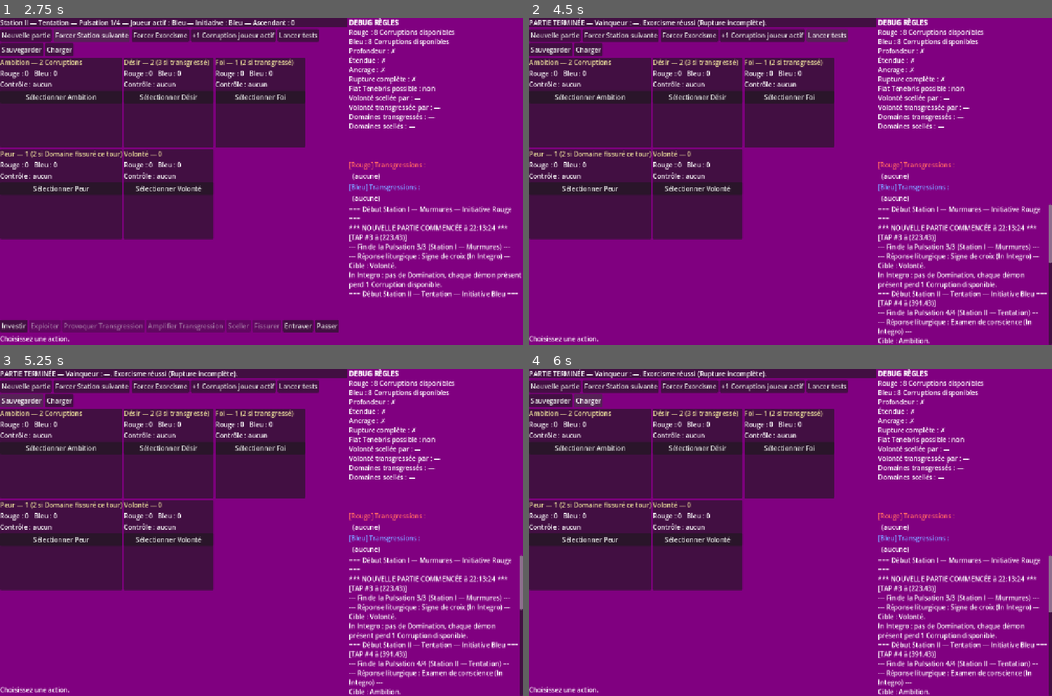
Above: before the commit, frames 1-4 (two rows, left to right).
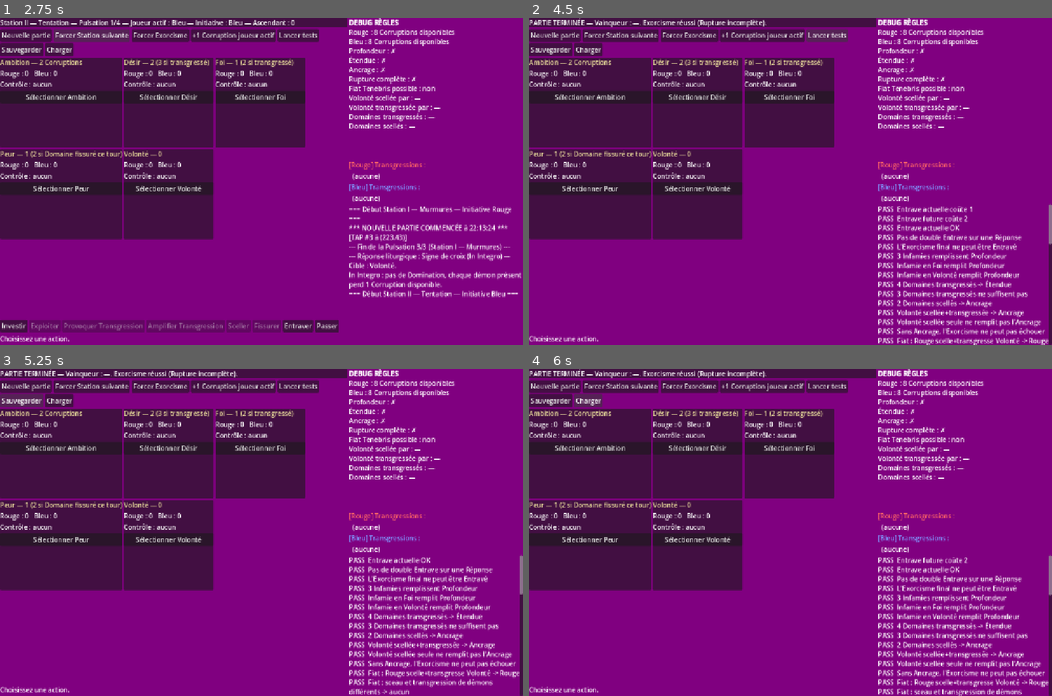
Above: after the commit, the same moments.

Repository: salfab/Possession
Game: Godot game, scene res://scenes/Main.tscn
The game is run twice, just before and just after one commit, with the same random seed, the same clock (stepped at 60 frames per second) and the same inputs.
Inputs:
- Up to frame 1 (2.75 s): click "Nouvelle partie" at 0.5 s; click "Nouvelle partie" at 1.25 s; click "Forcer Station suivante" at 2 s
- Up to frame 2 (4.5 s): click "Forcer Exorcisme" at 2.75 s; click "+1 Corruption joueur actif" at 3.5 s; click "Lancer tests" at 4.25 s
- Up to frame 3 (5.25 s): click "Sauvegarder" at 5 s
- Up to frame 4 (6 s): click "Charger" at 5.75 s

Frame 1 is identical in both runs. In frame 2, 5.3% of the frame differs, in the area x 66-100%, y 57-100%; in frame 3, 5.3%; in frame 4, 5.5%.
Error before the commit: Parse Error: Cannot infer the type of "to_remove" variable because the value doesn't have a set type. (res://scripts/core/ActionResolver.gd:163)
Error after the commit: Out of bounds get index '1' (on base: 'Dictionary') (res://scripts/ui/Main.gd:407)

Commit message:
Fix parse errors : typer explicitement les inférences sur Variant
Godot 4.2 strict refuse l'inférence := quand la valeur retourne Variant
(accès dict[key], abs/min/max sur ints, etc.). Cinq fichiers cassaient
le chargement du script principal :

- ActionResolver.gd:158,163 — abs(), lead-1
- LiturgyResolver.gd:91,119,165,169,230 — abs(), min()
- RulesTestRunner.gd:150,239,255 — accès available_corruption[player]
- TurnManager.gd:127 — accès STATION_INITIATIVE[station]
- Main.gd:386 — max() (déjà corrigé pour STATION_NAMES/PULSES/INITIATIVE)

Toutes ces lignes sont maintenant explicitement typées (int / Array).

Le crash en chaîne empêchait Main.gd d'être chargé (Compile Error sur
LiturgyResolver / TurnManager qu'il importe), donc aucune scène n'avait
de logique attachée — d'où l'écran inerte.

https://claude.ai/code/session_011baaC7zEExbd5eSjuzVu4k

Diff:
--- a/scripts/core/ActionResolver.gd
+++ b/scripts/core/ActionResolver.gd
@@ -155,12 +155,12 @@
 	var d := state.domain(d_id)
 	if d == null:
 		return
-	var lead := abs(d.red_corruption - d.blue_corruption)
+	var lead: int = abs(d.red_corruption - d.blue_corruption)
 	if lead < 2:
 		return
 	var dominant := GameEnums.PlayerId.RED if d.red_corruption > d.blue_corruption else GameEnums.PlayerId.BLUE
 	# Reduce dominant by (lead - 1) so the gap becomes 1.
-	var to_remove := lead - 1
+	var to_remove: int = lead - 1
 	if dominant == GameEnums.PlayerId.RED:
 		d.red_corruption = max(0, d.red_corruption - to_remove)
 	else:
--- a/scripts/core/LiturgyResolver.gd
+++ b/scripts/core/LiturgyResolver.gd
@@ -88,7 +88,7 @@
 			state.add_log("Impedita : égalité, aucun effet.")
 	else:
 		var d := state.domain(target)
-		var lead := abs(d.red_corruption - d.blue_corruption)
+		var lead: int = abs(d.red_corruption - d.blue_corruption)
 		if lead >= 2:
 			ActionResolver.break_domination(state, target)
 		else:
@@ -116,7 +116,7 @@
 		d.cannot_be_sealed_until_exorcism = false  # not permanent
 		d.penitence_until_station = -1
 		# "ne peut pas être scellé jusqu'à la fin de la prochaine Station"
-		var until := min(state.current_station + 1, GameEnums.StationId.OFFICE)
+		var until: int = min(state.current_station + 1, GameEnums.StationId.OFFICE)
 		_set_no_seal_until(state, target, until)
 		state.add_log("In Integro : %s ne peut pas être scellé jusqu'à la fin de la Station %s." %
 			[GameEnums.DOMAIN_NAMES[target], GameEnums.STATION_NAMES[until]])
@@ -162,11 +162,11 @@
 			d.was_fissured_this_station = true
 			state.add_log("Fissure liturgique In Integro : Sceau retiré.")
 		ActionResolver.break_domination(state, target)
-		var until := min(state.current_station + 1, GameEnums.StationId.OFFICE)
+		var until: int = min(state.current_station + 1, GameEnums.StationId.OFFICE)
 		d.penitence_until_station = max(d.penitence_until_station, until)
 		state.add_log("Pénitence jusqu'à la Station %s." % GameEnums.STATION_NAMES[until])
 	else:
-		var until := min(state.current_station + 1, GameEnums.StationId.OFFICE)
+		var until: int = min(state.current_station + 1, GameEnums.StationId.OFFICE)
 		d.penitence_until_station = max(d.penitence_until_station, until)
 		state.add_log("Impedita : Pénitence jusqu'à la Station %s." % GameEnums.STATION_NAMES[until])
 
--- a/scripts/core/RulesTestRunner.gd
+++ b/scripts/core/RulesTestRunner.gd
@@ -147,7 +147,7 @@
 	# Coût et placement
 	var s2 := _new_state()
 	s2.set_corruption_in(GameEnums.DomainId.AMBITION, GameEnums.PlayerId.RED, 3)
-	var before := s2.available_corruption[GameEnums.PlayerId.RED]
+	var before: int = s2.available_corruption[GameEnums.PlayerId.RED]
 	var r := ActionResolver.sceller(s2, GameEnums.PlayerId.RED, GameEnums.DomainId.AMBITION)
 	_assert(r["ok"], "Scellement légal OK")
 	_assert(s2.available_corruption[GameEnums.PlayerId.RED] == before - 1,
@@ -236,7 +236,7 @@
 		"Fissure Volonté avec 1 Corruption -> illégale")
 	# Avec 2 -> légal, et Bleu reçoit 1
 	s.available_corruption[GameEnums.PlayerId.RED] = 2
-	var blue_before := s.available_corruption[GameEnums.PlayerId.BLUE]
+	var blue_before: int = s.available_corruption[GameEnums.PlayerId.BLUE]
 	var r := ActionResolver.fissurer(s, GameEnums.PlayerId.RED, GameEnums.DomainId.VOLONTE)
 	_assert(r["ok"], "Fissure Volonté avec 2 Corruptions OK")
 	_assert(s.available_corruption[GameEnums.PlayerId.RED] == 0,
@@ -252,7 +252,7 @@
 	var s := _new_state()
 	s.set_corruption_in(GameEnums.DomainId.AMBITION, GameEnums.PlayerId.RED, 2)
 	var asc_before := s.ascendant
-	var corr_before := s.available_corruption[GameEnums.PlayerId.RED]
+	var corr_before: int = s.available_corruption[GameEnums.PlayerId.RED]
 	var r := ActionResolver.provoquer(s, GameEnums.PlayerId.RED, TransgressionData.T_NEPOTISME)
 	_assert(r["ok"], "Provoquer Népotisme OK")
 	# Coût Scandale 2 puis +1 effet Scandale -> net -1 sur la pool
--- a/scripts/core/TurnManager.gd
+++ b/scripts/core/TurnManager.gd
@@ -124,7 +124,7 @@
 
 func _queue_free_exploitation_decisions() -> void:
 	# Initiative player picks first.
-	var order := [GameEnums.STATION_INITIATIVE[state.current_station], GameEnums.opponent(GameEnums.STATION_INITIATIVE[state.current_station])]
+	var order: Array = [GameEnums.STATION_INITIATIVE[state.current_station], GameEnums.opponent(GameEnums.STATION_INITIATIVE[state.current_station])]
 	for p in order:
 		var options := []
 		for d_id in DomainData.DOMAINS:
--- a/scripts/ui/Main.gd
+++ b/scripts/ui/Main.gd
@@ -383,7 +383,7 @@
 func _render_log() -> void:
 	var lines := state.log
 	var max_lines := 40
-	var start := max(0, lines.size() - max_lines)
+	var start: int = max(0, lines.size() - max_lines)
 	var s := ""
 	for i in range(start, lines.size()):
 		s += String(lines[i]) + "\n"
